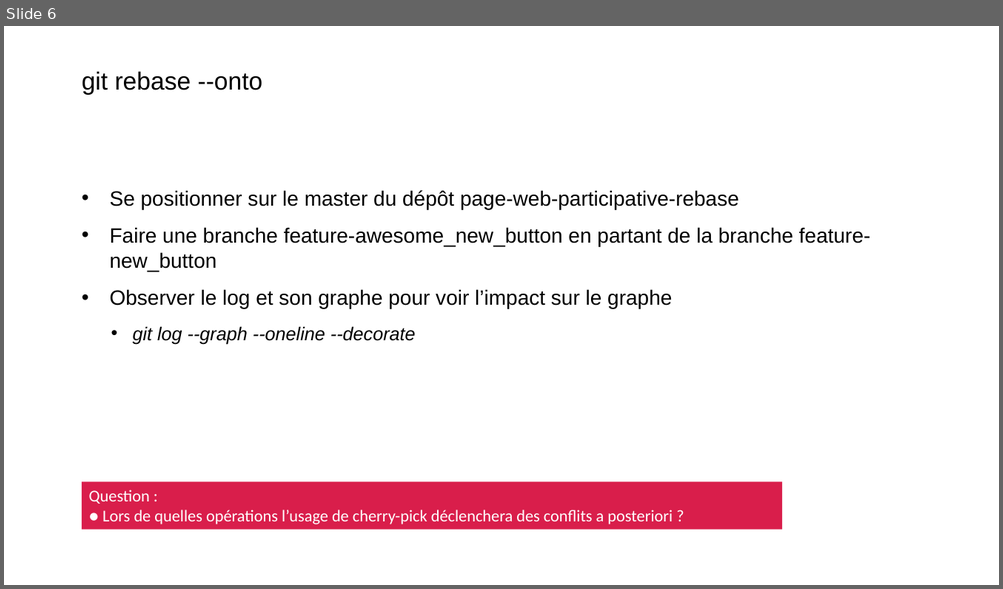
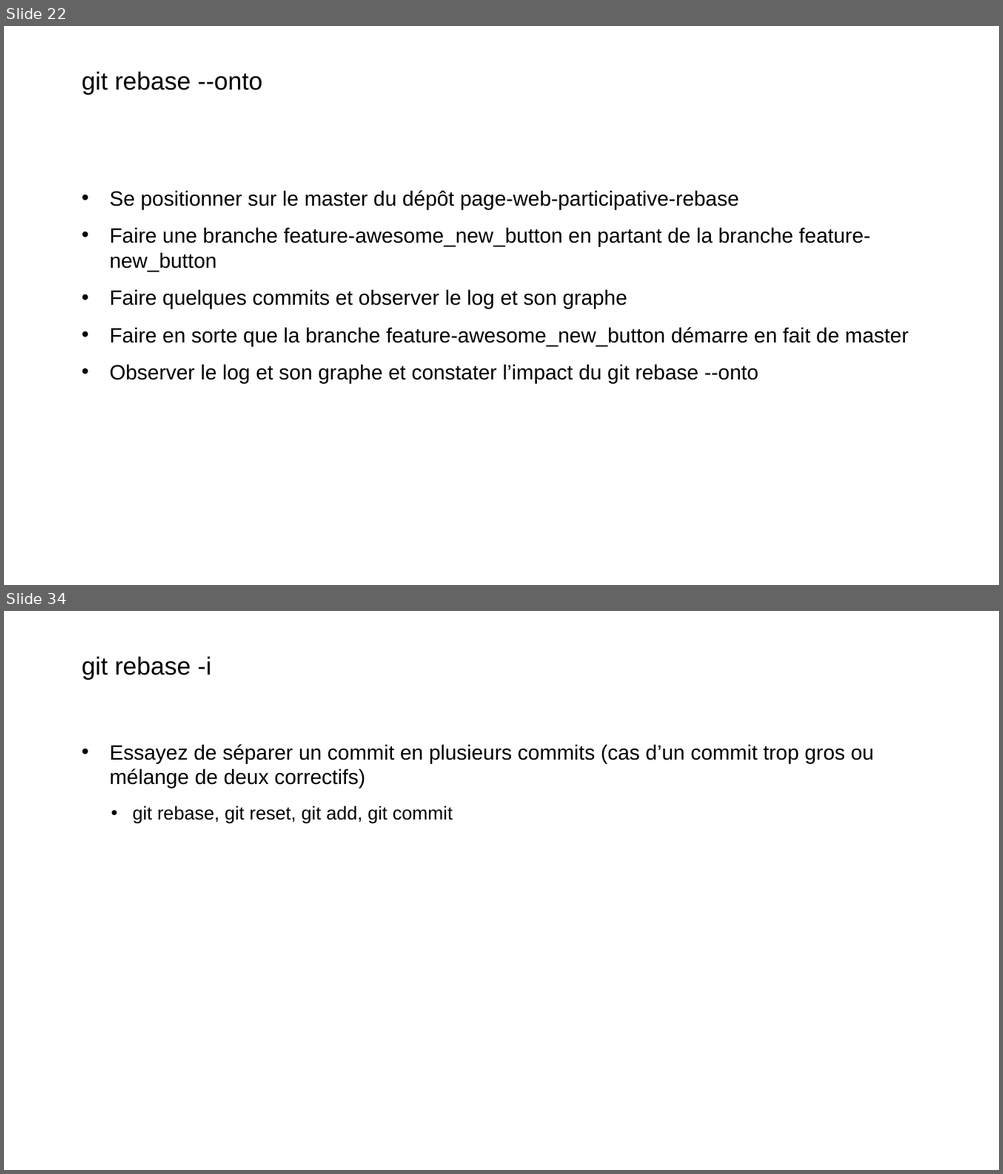
Before and after one commit to Xaviou1003/formation-git, a slide deck: Formation Git - avancée.pptx. Shown one above the other, each under a label of ours: slide 6 before the commit, slides 22 and 34 after it; the slides between them are not shown. The pictures are 1003x589 and 1003x1174 pixels, drawn with LibreOffice and Linux fonts; fonts in the diff are those of the drawing; background and template pictures are left out. Boxes give left, top, right and bottom in pixels: in the first picture for what was removed or moved away, otherwise in the second. Text is boxed around its words. In the diff, an @@ line names an element or a change of style, - is before the commit and + after.

```diff
--- a/Formation Git - avancée.pptx
+++ b/Formation Git - avancée.pptx
@@ slide 34 added at box(4, 611, 999, 1170), background picture (left out) @@
@@ title added at box(82, 656, 212, 680), 24 pt, text #000000 @@
+git rebase -i
@@ text added at box(110, 744, 874, 824), 20 pt, text #000000 @@
+• Essayez de séparer un commit en plusieurs commits (cas d’un commit trop gros ou mélange de deux correctifs)
+  • git rebase, git reset, git add, git commit
@@ what was slide 6 is now slide 22 @@
@@ slide 22 changed as well @@
@@ text at box(110, 289, 908, 383): text changed @@
-• Observer le log et son graphe pour voir l’impact sur le graphe
-  • git log --graph --oneline --decorate
+• Faire quelques commits et observer le log et son graphe
+• Faire en sorte que la branche feature-awesome_new_button démarre en fait de master
+• Observer le log et son graphe et constater l’impact du git rebase --onto
@@ rectangle removed at box(82, 482, 782, 530) @@
-Question :
-● Lors de quelles opérations l’usage de cherry-pick déclenchera des conflits a posteriori ?
```
Also in this commit, not shown: 1 other slide changed, 33 other slides added, 11 other files.
